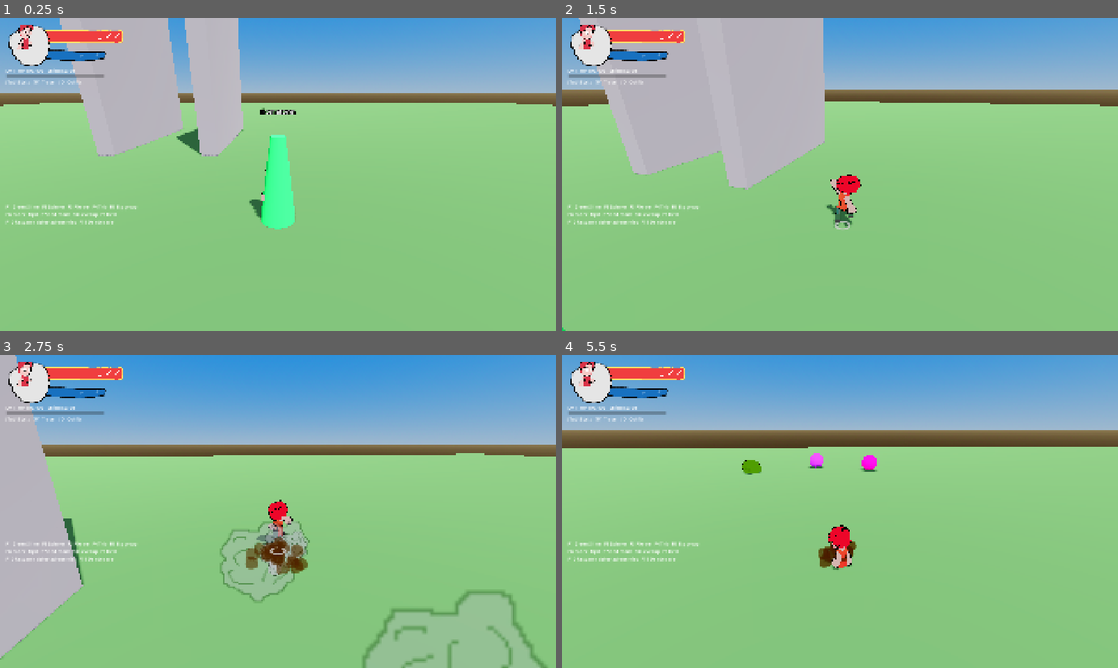
Above: before the commit, frames 1-4 (two rows, left to right).
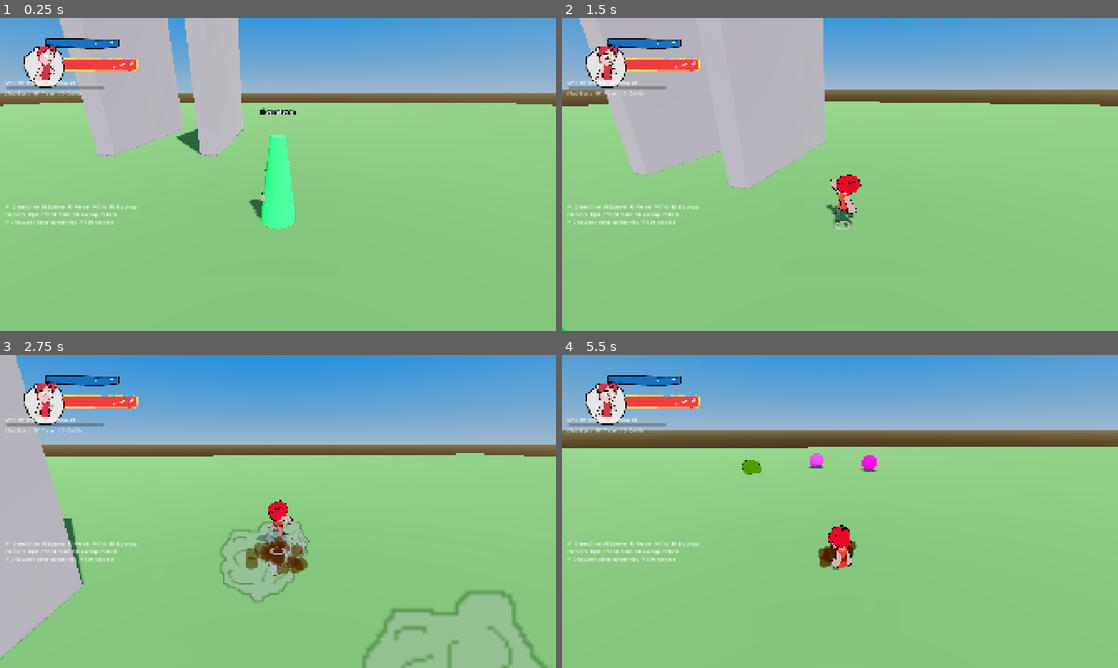
Above: after the commit, the same moments.

Repository: doggoanim/Krits
Game: Godot game, scene res://main.tscn
The game is run twice, just before and just after one commit, with the same random seed, the same clock (stepped at 60 frames per second) and the same inputs.
Inputs (mouse positions are in pixels of both pictures, inside the frame that each line leads up to):
- Up to frame 1 (0.25 s): no input
- Up to frame 2 (1.5 s): tap Enter at 0.5 s; move the mouse to (867, 174) at 0.52 s; hold Ctrl (crouch_pound) 0.53-1.28 s; hold W (move_forward) from 0.53 s (still down); tap Space (jump) at 0.77 s; move the mouse to (812, 174) at 1.27 s; tap E (interact) at 1.35 s
- Up to frame 3 (2.75 s): keep holding W (move_forward); tap Space (jump) at 1.52 s; move the mouse to (289, 505) at 2.02 s; hold Shift (roll_dive) from 2.03 s (still down)
- Up to frame 4 (5.5 s): keep holding W (move_forward); move the mouse to (834, 517) at 2.77 s; release Shift (roll_dive) at 2.78 s; tap Ctrl (crouch_pound) at 2.85 s; tap Space (jump) at 3.02, 3.77, 4.52 s; move the mouse to (878, 514) at 3.52 s; tap E (interact) at 3.6 s; move the mouse to (795, 508) at 4.27 s; tap Shift (roll_dive) at 4.35 s; move the mouse to (845, 511) at 5.02 s; hold Ctrl (crouch_pound) from 5.03 s (still down)

The runs differ from the first frame. In frame 1, 3.2% of the frame differs, in the area x 0-25%, y 2-25%; in frame 2, 3.2%; in frame 3, 3.2%; in frame 4, 3.3%.

Commit message:
Big layout pass: larger portrait moved right/down, HP lower, stamina higher
PORTRAIT_FRAME_SIZE/PORTRAIT_VIEW_SIZE scaled up (170x130 / 120x120,
from 130x99 / 90x90) and PORTRAIT_POS moved substantially right and
down (20,16 -> 70,90) per direct request. HP_POS moved down a lot
(32 -> 130, also nudged right to 146 to keep it emerging from the
bigger portrait's edge); STAMINA_POS moved up (102 -> 60). READOUT_POS
pushed down to 210 to clear both bars' new bottom edges.

Co-Authored-By: Claude Sonnet 5 <noreply@anthropic.com>
Claude-Session: https://claude.ai/code/session_01TYpdm1jACUqsWG6yyTxbgm

Diff:
--- a/ui/hud.gd
+++ b/ui/hud.gd
@@ -21,21 +21,22 @@
 const STAMINA_FILL_TEX := preload("res://assets/ui/stamina_fill.png")
 const PORTRAIT_FRAME_TEX := preload("res://assets/ui/portrait_frame_crop.png")
 
-const PORTRAIT_POS := Vector2(20.0, 16.0)
-const PORTRAIT_FRAME_SIZE := Vector2(130.0, 99.0)   ## matches portrait_frame_crop.png's own aspect
-const PORTRAIT_VIEW_SIZE := Vector2(90.0, 90.0)     ## the live 3D render stays square (so the
-                                                     ## character isn't stretched) and sits centered
-                                                     ## inside the frame art, sized to fill it while
-                                                     ## still leaving its hand-drawn border visible
+const PORTRAIT_POS := Vector2(70.0, 90.0)
+const PORTRAIT_FRAME_SIZE := Vector2(170.0, 130.0)   ## matches portrait_frame_crop.png's own aspect,
+                                                      ## scaled up
+const PORTRAIT_VIEW_SIZE := Vector2(120.0, 120.0)    ## the live 3D render stays square (so the
+                                                      ## character isn't stretched) and sits centered
+                                                      ## inside the frame art, sized to fill it while
+                                                      ## still leaving its hand-drawn border visible
 
-const HP_POS := Vector2(96.0, 32.0)   ## overlaps the portrait's right half, like the reference
+const HP_POS := Vector2(146.0, 130.0)   ## overlaps the portrait's right half, like the reference
 const HP_SIZE := Vector2(340.0, 66.0)       ## matches health_fill.png's aspect (294x57)
-const STAMINA_POS := Vector2(96.0, 102.0)
+const STAMINA_POS := Vector2(146.0, 60.0)
 const STAMINA_SIZE := Vector2(280.0, 58.0)  ## matches stamina_fill.png's aspect (254x53)
 
 const TRACK_TINT := Color(0.3, 0.3, 0.32, 0.5)   ## dims the same art to stand in as its own empty track
 
-const READOUT_POS := Vector2(20.0, 170.0)
+const READOUT_POS := Vector2(20.0, 210.0)
 const READOUT_WIDTH := 340.0
 
 var _hp_fill: TexturedSlantedBar
